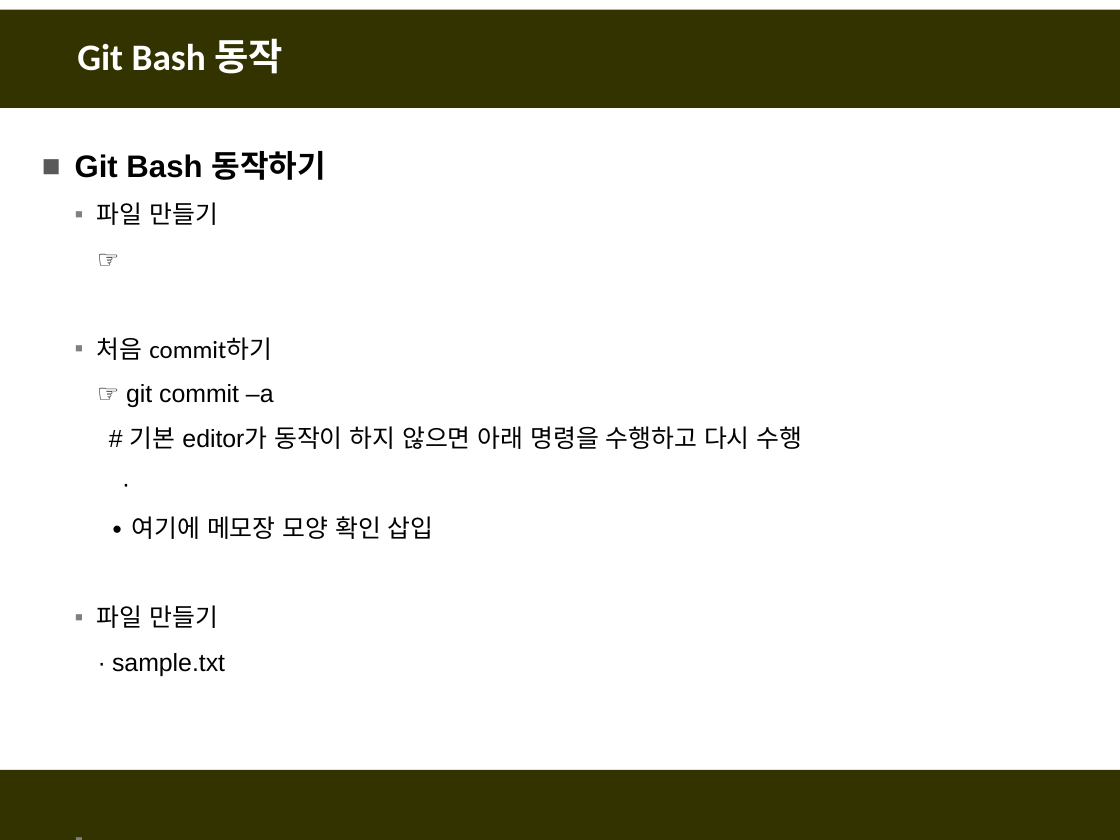
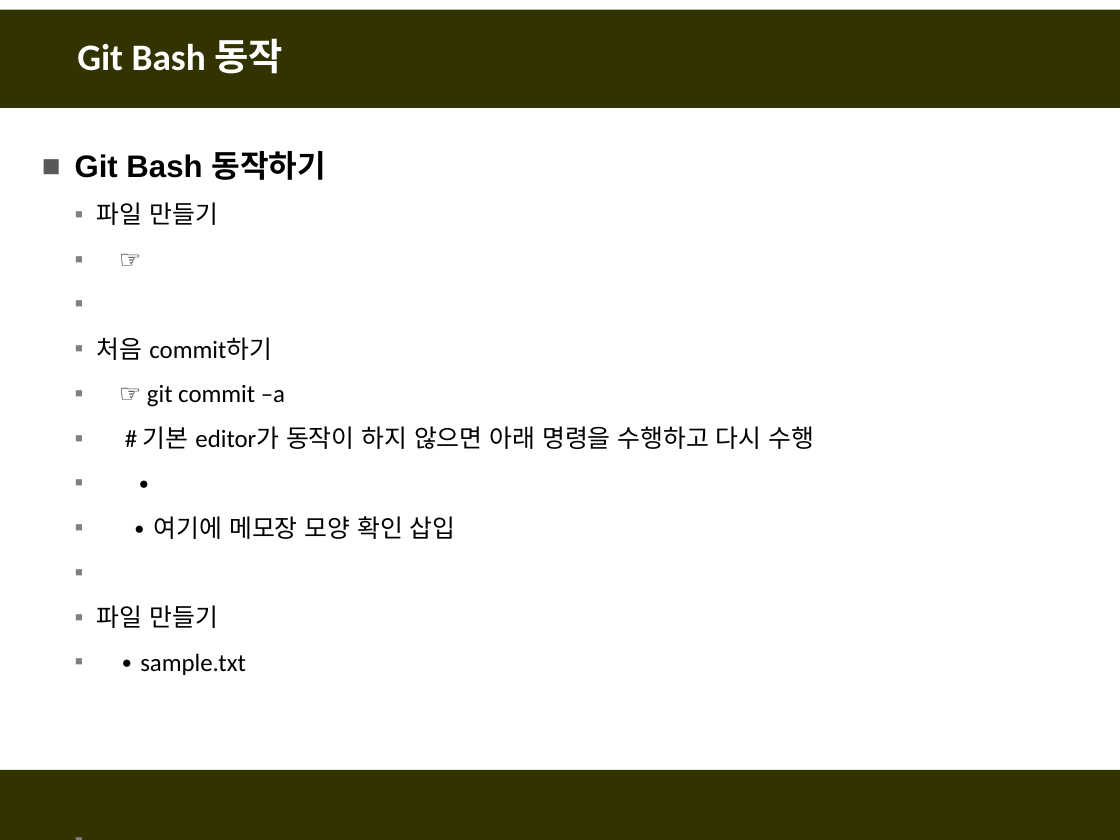
Before and after one commit to fasthill/github-lecture, a slide deck: slide 18 of git및github첫걸음.pptx (slide 19 before the commit). Drawn at 1120x840 pixels with LibreOffice and Linux fonts; fonts in the diff are those of the drawing. Boxes give left, top, right and bottom in pixels: in the first picture for what was removed or moved away, otherwise in the second. Text is boxed around its words. In the diff, an @@ line names an element or a change of style, - is before the commit and + after.

```diff
--- a/git및github첫걸음.pptx
+++ b/git및github첫걸음.pptx
@@ text at [140,385,815,675]: font Arial to Calibri in "☞", "☞ git commit –a", "# 기본 editor가 동작이 하지 않으면 아래 ...", "∙" and 2 more places; bullet none to ▪ @@
```
Also in this commit, not shown: 4 other slides changed, 10 slides added, 4 slides removed.
